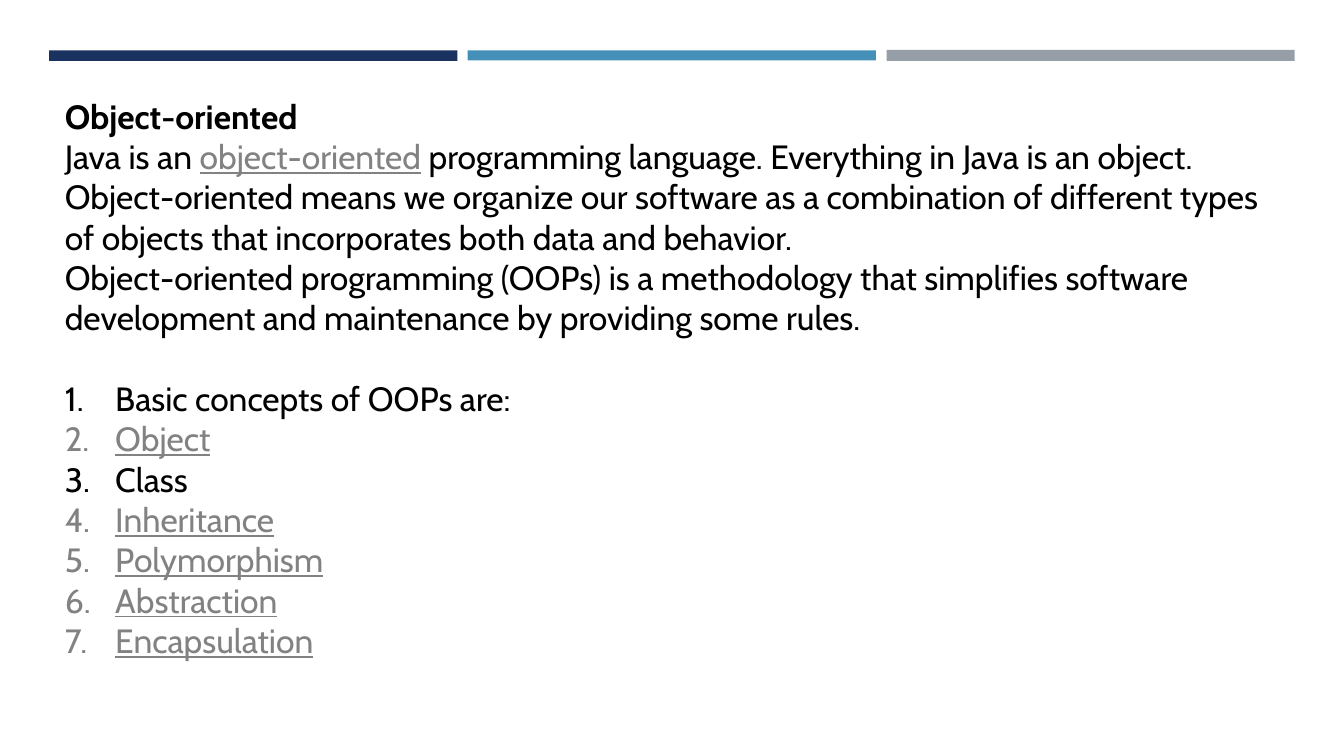
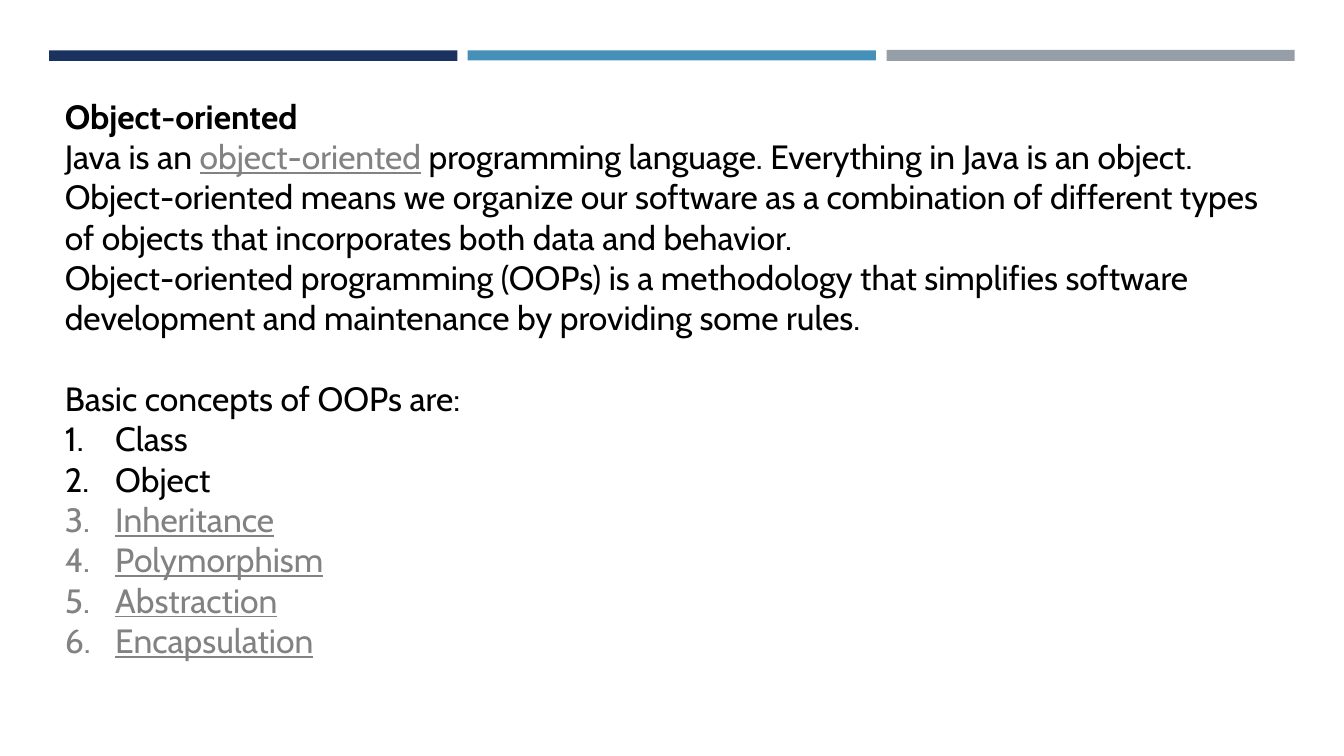
Before and after one commit to amantiwari8861/javaV1, a slide deck: slide 6 of javaSlides/Java Slides part 1.pptx. Drawn at 1344x756 pixels with LibreOffice and Linux fonts; fonts in the diff are those of the drawing. Boxes give left, top, right and bottom in pixels: in the first picture for what was removed or moved away, otherwise in the second. Text is boxed around its words. In the diff, an @@ line names an element or a change of style, - is before the commit and + after.

```diff
--- a/javaSlides/Java Slides part 1.pptx
+++ b/javaSlides/Java Slides part 1.pptx
@@ text at (x1=65, y1=385, x2=461, y2=500): text colour #828282 to #000000, underline off in "Object"; bullet 1. to none @@
@@ text at (x1=115, y1=425, x2=188, y2=452): paragraph added @@
+1. Class
@@ text at (x1=115, y1=466, x2=188, y2=493): paragraph removed @@
-3. Class
```
Also in this commit, not shown: 1 other slide changed, 25 other files.
